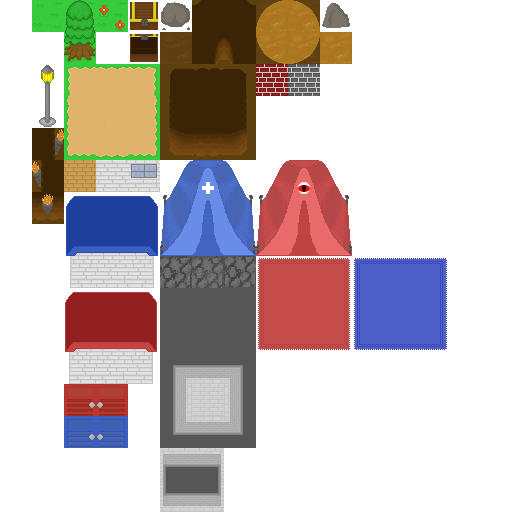
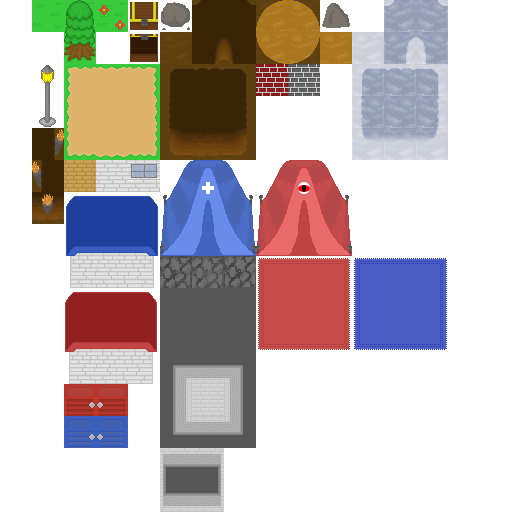
Two versions of the same layered image (512px x 512px). Layer-by-layer changes:
added group "IceFloors" with 11 layers above "CaveFloor copy 13" over (351, 0, 449, 160)
added layer "CaveFloor copy 9" in group "IceFloors" over (406, 37, 416, 65)
added layer "CaveFloor copy 8" in group "IceFloors" over (383, 31, 417, 66)
added layer "CaveFloor copy 6" in group "IceFloors" over (416, 37, 426, 65)
added layer "CaveFloor copy 7" in group "IceFloors" over (415, 31, 449, 66)
added layer "CaveFloor copy 4" in group "IceFloors" over (438, 0, 448, 6)
added layer "CaveFloor copy 3" in group "IceFloors" over (415, 0, 449, 34)
added layer "CaveFloor copy 2" in group "IceFloors" over (384, 0, 394, 6)
added layer "CaveFloor copy" in group "IceFloors" over (383, 0, 417, 34)
added layer "CaveFloor" (1st of 2, in "IceFloors") in group "IceFloors" over (351, 31, 385, 66)
added layer "CaveFloor copy 19" in group "IceFloors" over (352, 64, 448, 160)
added layer "CaveFloor copy 13" above "Cave" over (352, 64, 448, 160)
